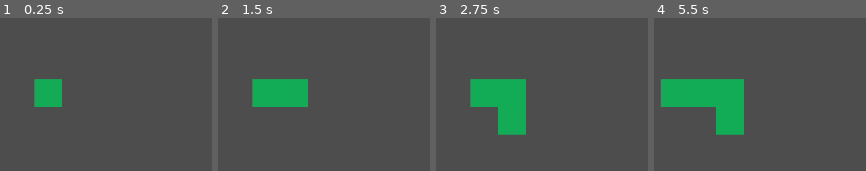
Above: before the commit, frames 1-4 (left to right).
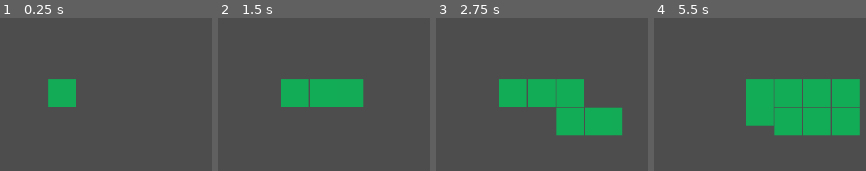
Above: after the commit, the same moments.

Repository: jedim101/snake
Game: Godot game, scene res://scenes/main.tscn
Two runs of this game, one before a commit and one after it. Both use one fixed random seed, a clock stepped at 60 frames per second and the inputs below.
Inputs:
- Up to frame 1 (0.25 s): no input
- Up to frame 2 (1.5 s): hold Right (move_right) 0.53-1.28 s; hold Down (move_down) from 1.28 s (still down)
- Up to frame 3 (2.75 s): release Down (move_down) at 2.03 s; hold Right (move_right) from 2.03 s (still down)
- Up to frame 4 (5.5 s): release Right (move_right) at 2.78 s; hold Up (move_up) 2.78-3.53 s; hold Left (move_left) 3.53-5.03 s; hold Down (move_down) from 5.03 s (still down)

The runs differ from the first frame. In frame 1, 2.4% of the frame differs, in the area x 16-36%, y 39-59%; in frame 2, 7.3%; in frame 3, 16%; in frame 4, 28%, in the area x 2-98%, y 39-78%.

Commit message:
smotth movement

Diff:
--- a/scenes/main.gd
+++ b/scenes/main.gd
@@ -1,46 +1,51 @@
 extends Node
 
-@export var length = 5
-var screen_size # Size of the game window.
+@export var length: int
 var direction = Vector2(1, 0)
+var new_direction = Vector2(1, 0)
+# var board = []
 
 func _ready():
+	# for r in range(15):
+	# 	for c in range(20):
+	# 		board[r][c] = 0
+
+	# board[8][10] = length
+
 	$Timer.start()
-	# screen_size = get_viewport_rect().size
 
-func _process(_delta):
+func _process(delta):
 	if Input.is_action_pressed("move_right"):
-		direction = Vector2(1, 0)
+		new_direction = Vector2(1, 0)
 	elif Input.is_action_pressed("move_left"):
-		direction = Vector2(-1, 0)
+		new_direction = Vector2(-1, 0)
 	elif Input.is_action_pressed("move_down"):
-		direction = Vector2(0, 1)
+		new_direction = Vector2(0, 1)
 	elif Input.is_action_pressed("move_up"):
-		direction = Vector2(0, -1)
+		new_direction = Vector2(0, -1)
+
+	$Head.position += direction * 40 * (delta / $Timer.wait_time)
+
 
 func _on_Timer_timeout():
+	direction = new_direction
+
 	var body_segment = ColorRect.new();
 	add_child(body_segment)
 
 	body_segment.position = $Head.position
-	body_segment.color = "#13ac56"
+	body_segment.name = str(length - 1)
+
 	body_segment.size.x = 40
 	body_segment.size.y = 40
-	body_segment.name = str(length - 1)
-
-	print(body_segment)
+	body_segment.color = "#13ac56"
 
 	for i in range(length):
-		print(i)
 		var segment = get_node(str(i))
-		print(segment)
 		if segment:
 			segment.name = str(i - 1)
 
 	var end_segment = get_node("-1")
 	if end_segment:
 		end_segment.queue_free()
-
-	$Head.position += direction * 40
-
 	$Timer.start()
--- a/scenes/main.tscn
+++ b/scenes/main.tscn
@@ -1,26 +1,19 @@
-[gd_scene load_steps=3 format=3 uid="uid://bcsl3cjm6gxbx"]
+[gd_scene load_steps=2 format=3 uid="uid://bcsl3cjm6gxbx"]
 
 [ext_resource type="Script" path="res://scenes/main.gd" id="1_s41xl"]
 
-[sub_resource type="RectangleShape2D" id="RectangleShape2D_2m70s"]
-size = Vector2(40, 40)
-
 [node name="Main" type="Node"]
 script = ExtResource("1_s41xl")
+length = 10
 
 [node name="Timer" type="Timer" parent="."]
+wait_time = 0.5
 
-[node name="Head" type="Area2D" parent="."]
-position = Vector2(250, 250)
-metadata/_edit_group_ = true
-
-[node name="ColorRect" type="ColorRect" parent="Head"]
-offset_right = 40.0
-offset_bottom = 40.0
+[node name="Head" type="ColorRect" parent="."]
+offset_left = 250.0
+offset_top = 250.0
+offset_right = 290.0
+offset_bottom = 290.0
 color = Color(0.0755415, 0.672819, 0.336423, 1)
 
-[node name="CollisionShape2D" type="CollisionShape2D" parent="Head"]
-position = Vector2(20, 20)
-shape = SubResource("RectangleShape2D_2m70s")
-
 [connection signal="timeout" from="Timer" to="." method="_on_Timer_timeout"]
